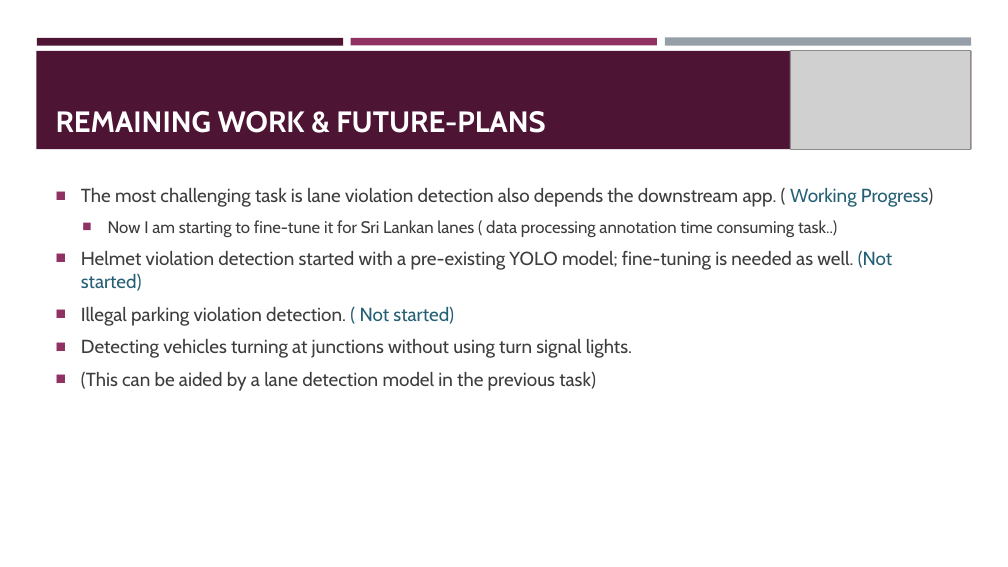
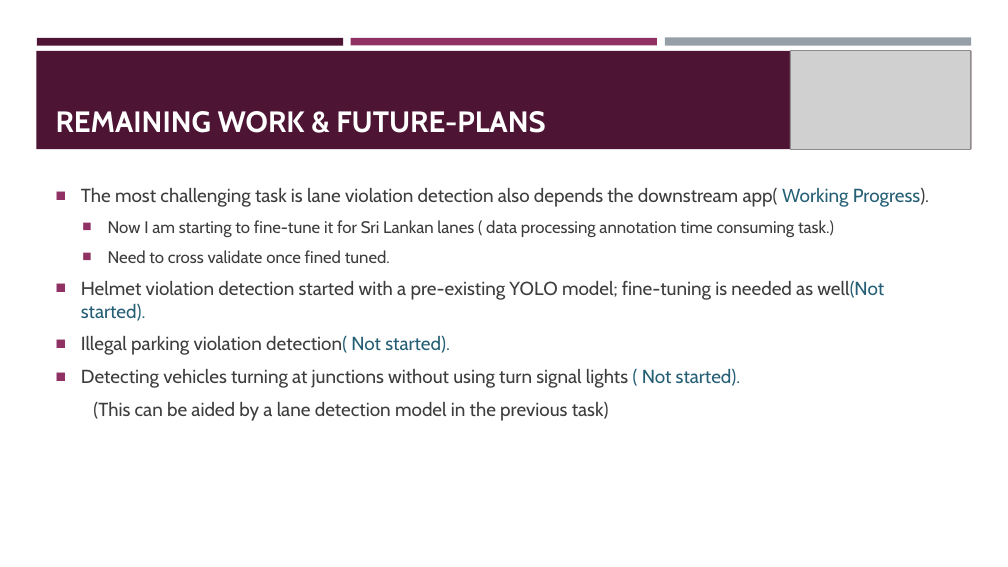
Before and after one commit to prageethmadhu/LVLane, a slide deck: slide 9 of DEMO/progress_report.pptx (slide 10 before the commit). Drawn at 1008x567 pixels with LibreOffice and Linux fonts; fonts in the diff are those of the drawing; grey boxes stand for pictures. Boxes give left, top, right and bottom in pixels: in the first picture for what was removed or moved away, otherwise in the second. Text is boxed around its words. In the diff, an @@ line names an element or a change of style, - is before the commit and + after.

```diff
--- a/DEMO/progress_report.pptx
+++ b/DEMO/progress_report.pptx
@@ text at box(81, 188, 929, 388): text changed @@
-■ The most challenging task is lane violation detection also depends the downstream app. ( Working Progress)
-  ■ Now I am starting to fine-tune it for Sri Lankan lanes ( data processing annotation time consuming task..)
-■ Helmet violation detection started with a pre-existing YOLO model; fine-tuning is needed as well. (Not started)
-■ Illegal parking violation detection. ( Not started)
-■ Detecting vehicles turning at junctions without using turn signal lights.
+■ The most challenging task is lane violation detection also depends the downstream app( Working Progress).
+  ■ Now I am starting to fine-tune it for Sri Lankan lanes ( data processing annotation time consuming task.)
+  ■ Need to cross validate once fined tuned.
+■ Helmet violation detection started with a pre-existing YOLO model; fine-tuning is needed as well(Not started).
+■ Illegal parking violation detection( Not started).
+■ Detecting vehicles turning at junctions without using turn signal lights ( Not started).
@@ text at box(93, 402, 609, 421): bullet ■ to none @@
```
Also in this commit, not shown: 5 other slides changed, 1 slide removed.
